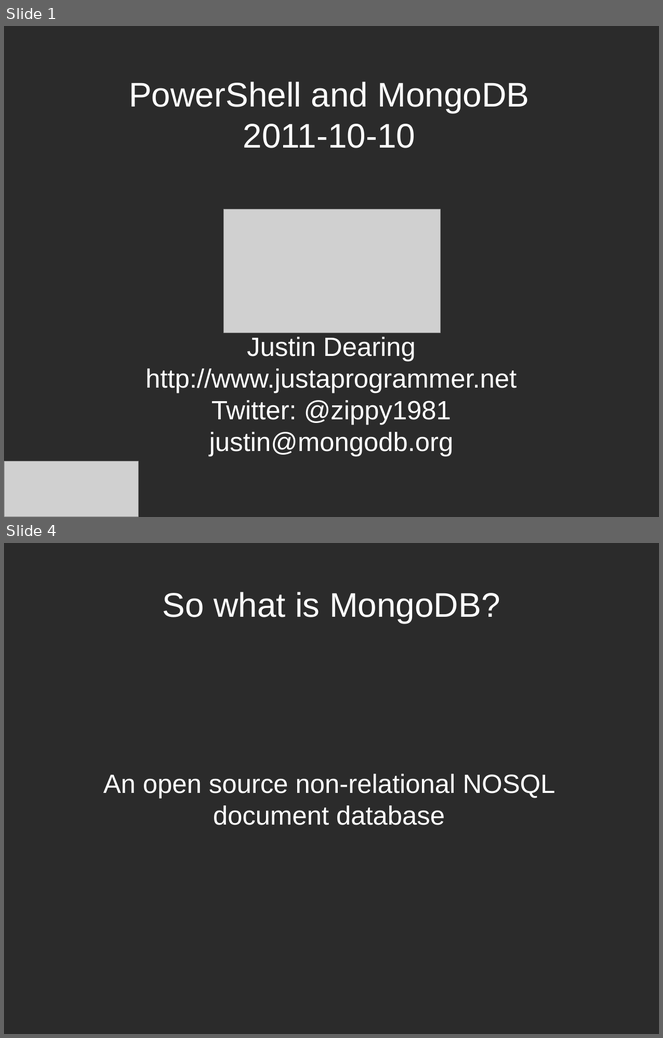
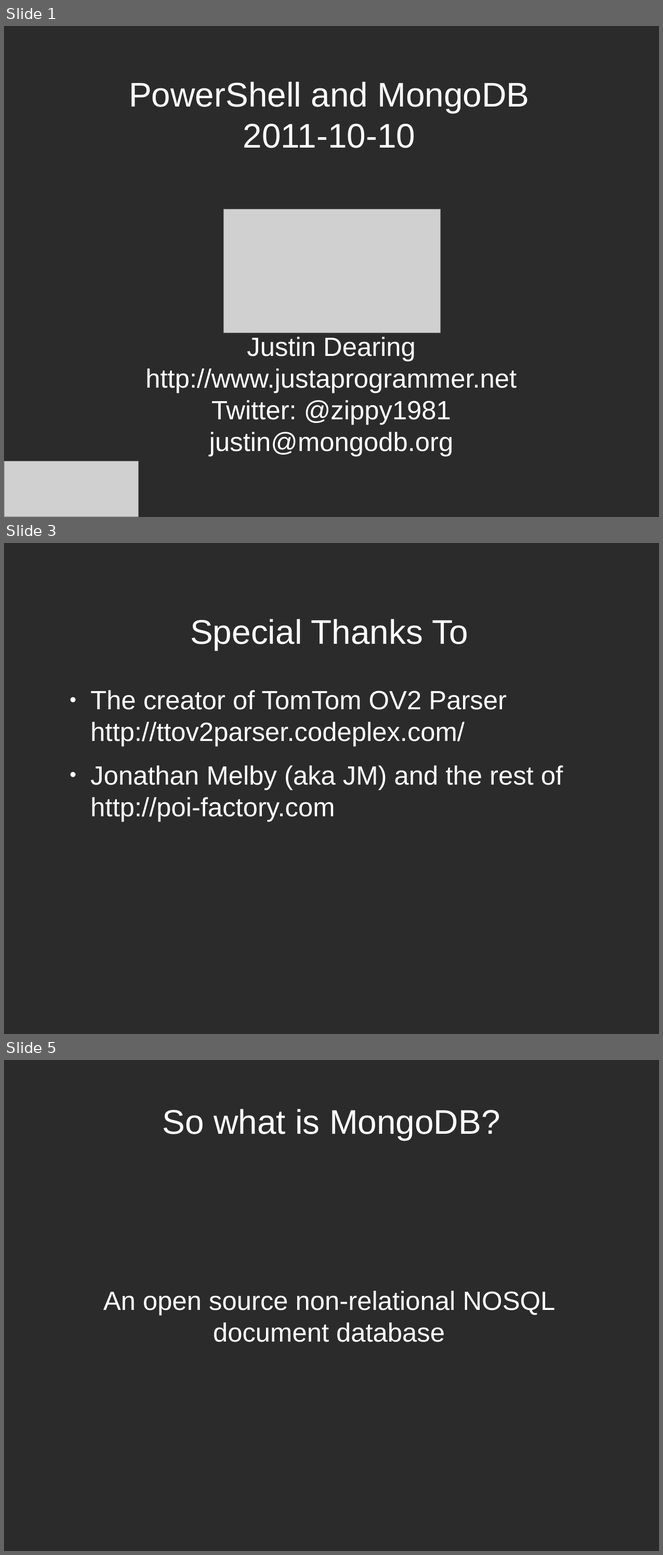
Before and after one commit to zippy1981/NYC-PowerShell-October-2011, a slide deck: NYC Powershell.odp. Shown one above the other, each under a label of ours: slides 1 and 4 before the commit, slides 1, 3 and 5 after it; the slides between them are not shown. The pictures are 663x1038 and 663x1555 pixels, drawn with LibreOffice and Linux fonts; fonts in the diff are those of the drawing; grey boxes stand for pictures; background and template pictures are left out; a plain dark background stands for a picture behind light text. Boxes give left, top, right and bottom in pixels: in the first picture for what was removed or moved away, otherwise in the second. Text is boxed around its words. In the diff, an @@ line names an element or a change of style, - is before the commit and + after.

```diff
--- a/NYC Powershell.odp
+++ b/NYC Powershell.odp
@@ slide 3 added at <box>4,543,659,1034</box>, background picture (left out) @@
@@ title added at <box>190,619,468,650</box>, 41.4 pt, text #FFFFFF @@
+Special Thanks To
@@ text added at <box>90,690,563,822</box>, 32 pt, text #FFFFFF @@
+● The creator of TomTom OV2 Parser
+  http://ttov2parser.codeplex.com/
+● Jonathan Melby (aka JM) and the rest of http://poi-factory.com
@@ what was slide 4 is now slide 5 @@
```
Also in this commit, not shown: 2 slides changed.
